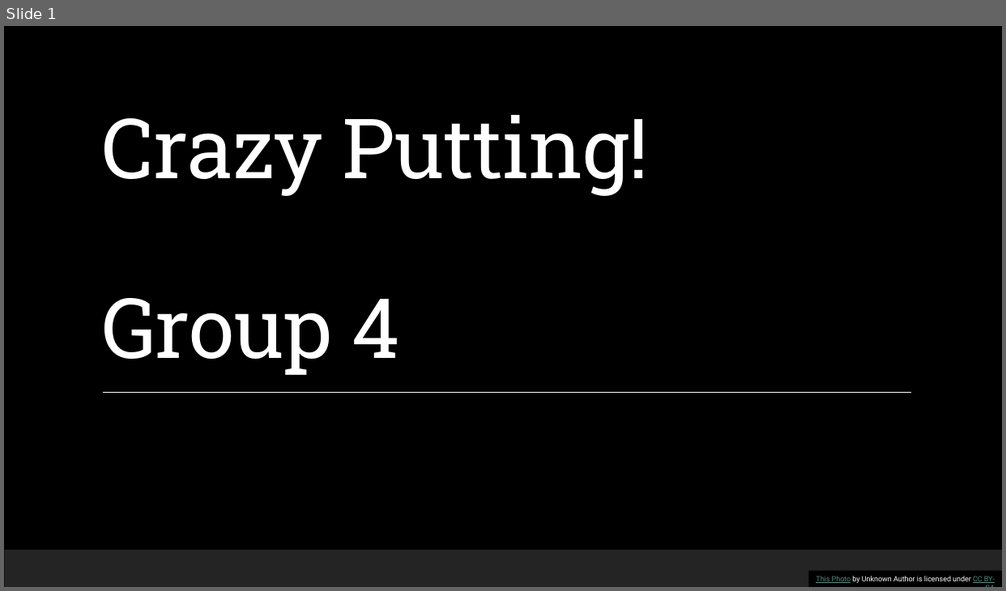
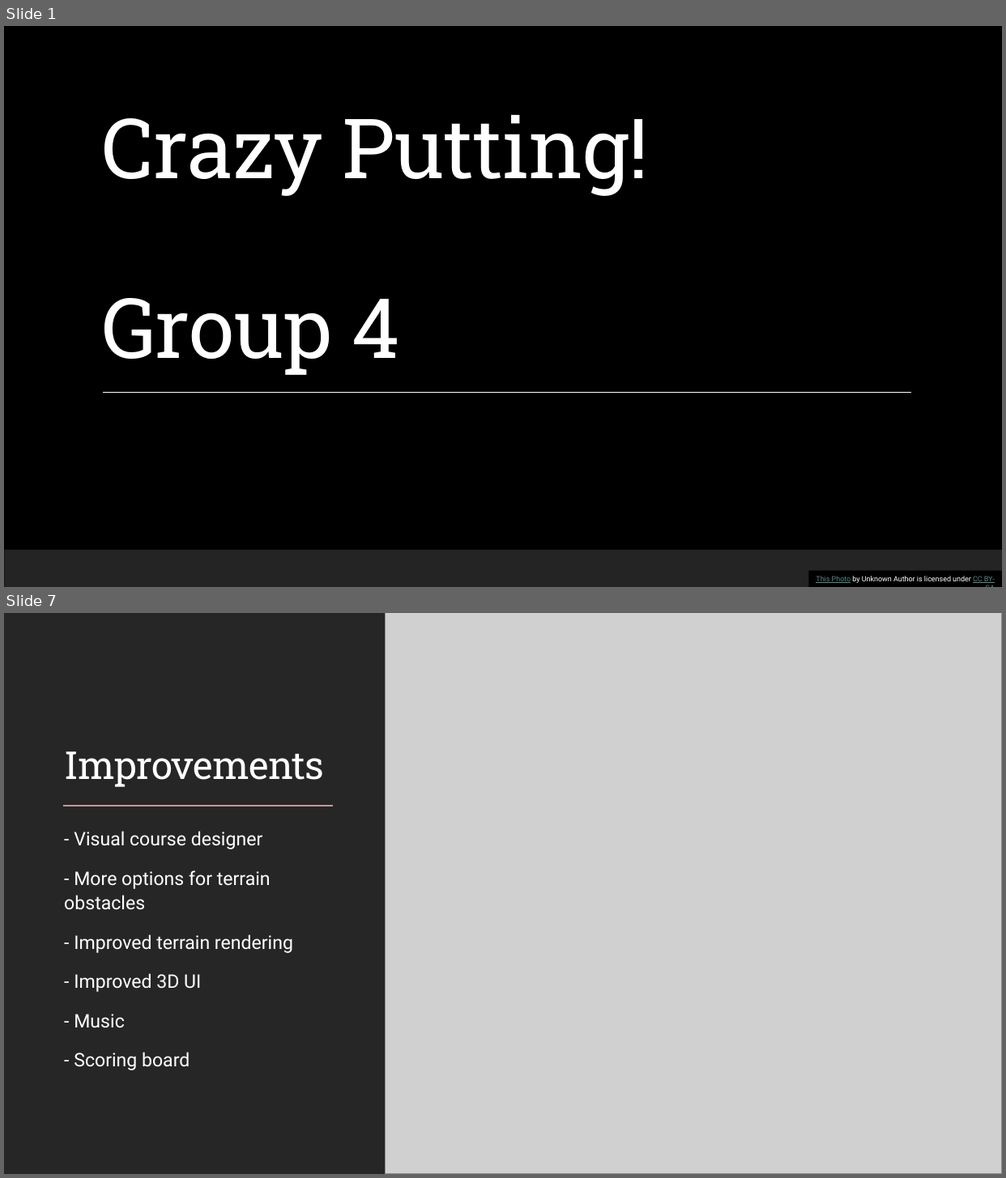
Before and after one commit to renesteeman/Project1-2_Group4, a slide deck: Crazy Putting Presentation.pptx. Shown one above the other, each under a label of ours: slide 1 before the commit, slides 1 and 7 after it; the slides between them are not shown. The pictures are 1006x591 and 1006x1178 pixels, drawn with LibreOffice and Linux fonts; fonts in the diff are those of the drawing; grey boxes stand for pictures; background and template pictures are left out. Boxes give left, top, right and bottom in pixels: in the first picture for what was removed or moved away, otherwise in the second. Text is boxed around its words. In the diff, an @@ line names an element or a change of style, - is before the commit and + after.

```diff
--- a/Crazy Putting Presentation.pptx
+++ b/Crazy Putting Presentation.pptx
@@ slide 7 added at (4,613,1002,1174), background #000000; not listed: 1 template element that a slide beside it also shows @@
@@ rectangle added at (4,613,1002,1174), fill #262626 @@
@@ picture added at (385,613,1002,1174) @@
@@ title added at (64,752,324,787), 37 pt, text #FFFFFF @@
+Improvements
@@ line added from (63, 806) to (333, 806), #C6969C 1.5 pt @@
@@ text added at (64,831,293,1071), 18 pt, text #FFFFFF @@
+  - Visual course designer
+  - More options for terrain obstacles
+  - Improved terrain rendering
+  - Improved 3D UI
+  - Music
+  - Scoring board
```
Also in this commit, not shown: 1 slide changed, 4 other slides added, 3 slides removed.
